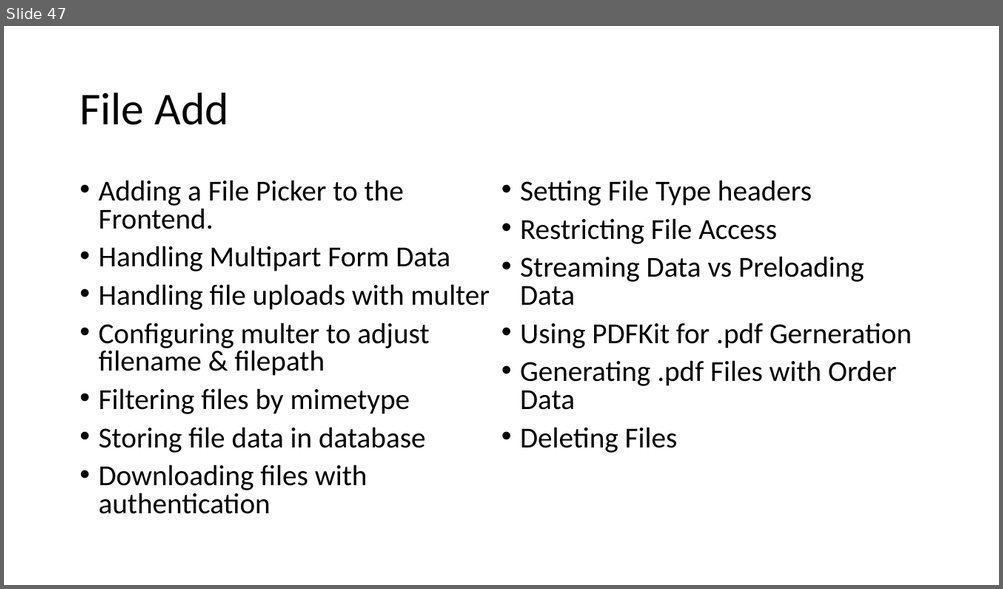
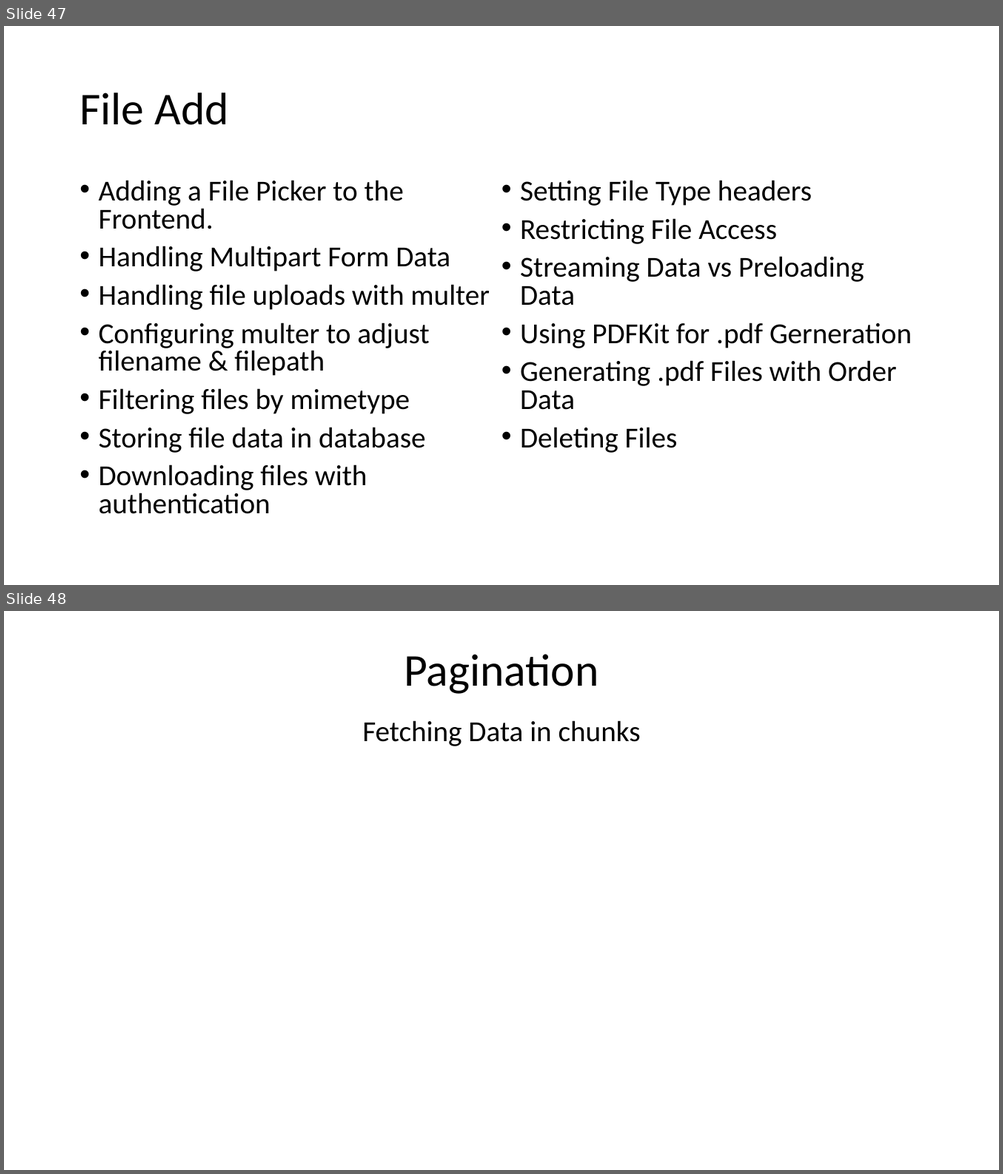
Before and after one commit to PiyushChaturvedii/Batch04, a slide deck: Database.pptx. Shown one above the other, each under a label of ours: slide 47 before the commit, slides 47 and 48 after it. The pictures are 1003x589 and 1003x1174 pixels, drawn with LibreOffice and Linux fonts; fonts in the diff are those of the drawing. Boxes give left, top, right and bottom in pixels: in the first picture for what was removed or moved away, otherwise in the second. Text is boxed around its words. In the diff, an @@ line names an element or a change of style, - is before the commit and + after.

```diff
--- a/Database.pptx
+++ b/Database.pptx
@@ slide 48 added at bbox=[4, 611, 999, 1170], background #FFFFFF @@
@@ title added at bbox=[404, 654, 598, 694], 44 pt, text #000000 @@
+Pagination
@@ text added at bbox=[362, 721, 640, 746], 28 pt, text #000000 @@
+Fetching Data in chunks
```
Also in this commit, not shown: 1 other slide added, 48 other files.
